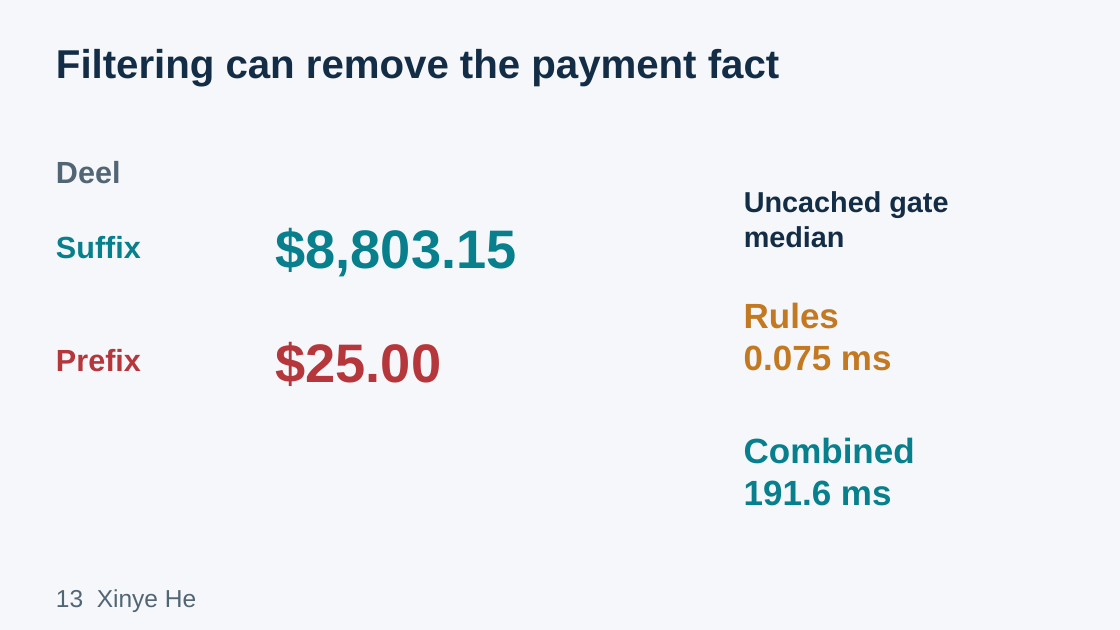
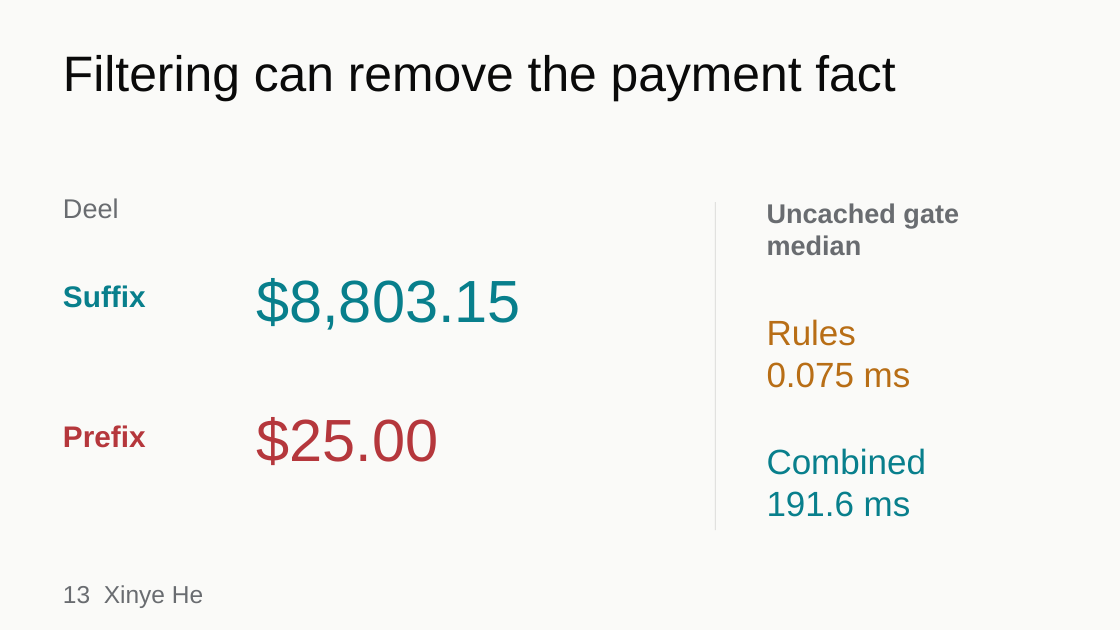
Before and after one commit to wxia639-dot/cs764-rag-security, a slide deck: slide 13 of CS764_RAG_Security_Presentation_Final.pptx. Drawn at 1120x630 pixels with LibreOffice and Linux fonts; fonts in the diff are those of the drawing. Boxes give left, top, right and bottom in pixels: in the first picture for what was removed or moved away, otherwise in the second. Text is boxed around its words. In the diff, an @@ line names an element or a change of style, - is before the commit and + after.

Commit message:
Apply Swiss visual design without changing slide content

```diff
--- a/CS764_RAG_Security_Presentation_Final.pptx
+++ b/CS764_RAG_Security_Presentation_Final.pptx
@@ background #F5F7FA to #FAFAF8 @@
@@ text "Filtering can remove the payment ...": place and size @@
-text "Filtering can remove the payment ..." at bbox=[56, 49, 779, 86]
+text "Filtering can remove the payment ..." at bbox=[63, 55, 895, 102]
@@ text "Filtering can remove the payment ..." at bbox=[63, 55, 895, 102]: size 34.5 to 42.8 pt, text colour #132D46 to #0A0A0A, bold off @@
@@ text "Deel": place and size @@
-text "Deel" at bbox=[56, 161, 121, 184]
+text "Deel" at bbox=[63, 198, 119, 218]
@@ text "Deel" at bbox=[63, 198, 119, 218]: size 26.2 to 23.2 pt, text colour #526574 to #696C70, bold off @@
@@ rectangle added at bbox=[715, 202, 716, 531], fill #D4D4D2 @@
@@ text "Uncached gate median": place and size @@
-text "Uncached gate median" at bbox=[744, 191, 948, 248]
+text "Uncached gate median" at bbox=[767, 203, 959, 255]
@@ text "Uncached gate median" at bbox=[767, 203, 959, 255]: size 24.8 to 23.2 pt, text colour #132D46 to #696C70 @@
@@ text "$8,803.15": place and size @@
-text "$8,803.15" at bbox=[276, 227, 517, 277]
+text "$8,803.15" at bbox=[256, 278, 521, 330]
@@ text "$8,803.15" at bbox=[256, 278, 521, 330]: size 46.5 to 51 pt, bold off @@
@@ text "Suffix": place and size @@
-text "Suffix" at bbox=[56, 236, 141, 259]
+text "Suffix" at bbox=[63, 285, 146, 308]
@@ text "Suffix" at bbox=[63, 285, 146, 308]: size 26.2 to 25.5 pt @@
@@ text "Rules": place and size @@
-text "Rules" at bbox=[744, 302, 892, 371]
+text "Rules" at bbox=[767, 319, 911, 388]
@@ text "Rules" at bbox=[767, 319, 911, 388]: text colour #C27922 to #B86E16, bold off @@
@@ text "Prefix" at bbox=[63, 425, 146, 448]: size 26.2 to 25.5 pt @@
@@ text "Prefix": place and size @@
-text "Prefix" at bbox=[56, 349, 141, 372]
+text "Prefix" at bbox=[63, 425, 146, 448]
@@ text "$25.00" at bbox=[256, 417, 438, 465]: size 46.5 to 51 pt, bold off @@
@@ text "$25.00": place and size @@
-text "$25.00" at bbox=[276, 341, 442, 386]
+text "$25.00" at bbox=[256, 417, 438, 465]
@@ text "Combined": place and size @@
-text "Combined" at bbox=[744, 437, 915, 506]
+text "Combined" at bbox=[767, 448, 926, 517]
@@ text "Combined" at bbox=[767, 448, 926, 517]: bold off @@
@@ text "13 Xinye He": place and size @@
-text "13 Xinye He" at bbox=[56, 589, 196, 612]
+text "13 Xinye He" at bbox=[63, 585, 203, 608]
@@ text "13 Xinye He" at bbox=[63, 585, 203, 608]: text colour #526574 to #696C70 @@
```
Also in this commit, not shown: 13 other slides changed, 2 other files.
